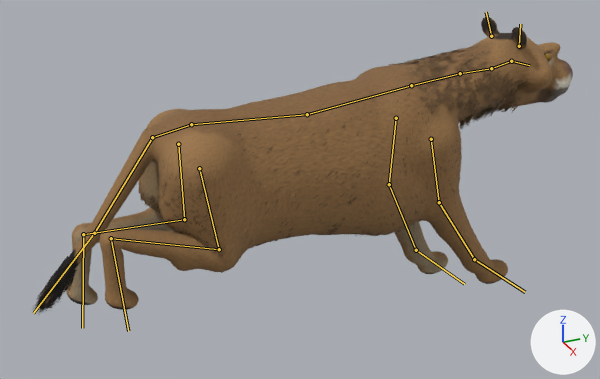
The glTF model assets/models/animals/SK_Lion.gltf as it was, and as the next commit left it.
Rendered twice from a camera (50 mm lens) standing at (2.99, -1.38, 2.18) and looking at (-0.05, -0.01, 0.66). The lights are fixed; the arrows at lower right show +X, +Y and +Z. The first picture is the older version. Both versions are drawn at frame 7 of the action 'run'; the numbers are the values there. The bones that bend it are drawn over the model as lines.

Objects in the first picture: 'Lion', 'LionFur'.
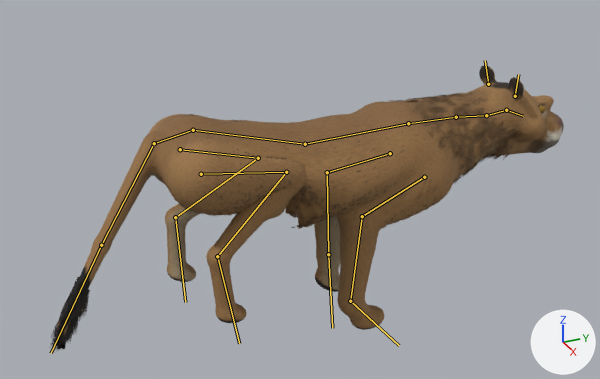
Where the change shows, as pixel boxes [x1, y1, x2, y2] in the pictures (600 x 379 px):
'Lion', posed (10% shorter)
    before: [47, 17, 573, 310]
    after: [64, 65, 564, 330]
'LionFur', posed
    before: [32, 45, 530, 316]
    after: [50, 92, 523, 352]
bone 'hips', root to tip
    before: (152, 137) to (191, 124)
    after: (154, 143) to (193, 130)
bone 'spine', root to tip
    before: (191, 124) to (307, 114)
    after: (193, 130) to (305, 144)
bone 'chest', root to tip
    before: (307, 114) to (411, 85)
    after: (305, 144) to (408, 123)
bone 'neck', root to tip
    before: (411, 85) to (460, 73)
    after: (408, 123) to (456, 117)
bone 'head', root to tip
    before: (491, 68) to (511, 61)
    after: (486, 115) to (506, 110)
bone 'upperarm.L', root to tip
    before: (431, 139) to (439, 202)
    after: (424, 177) to (362, 216)
bone 'forearm.L', root to tip
    before: (439, 202) to (474, 259)
    after: (362, 216) to (350, 301)
bone 'hoof_f.L', root to tip
    before: (474, 259) to (525, 292)
    after: (350, 301) to (399, 345)
bone 'upperarm.R', root to tip
    before: (396, 118) to (389, 184)
    after: (390, 153) to (327, 172)
bone 'forearm.R', root to tip
    before: (389, 184) to (416, 250)
    after: (327, 172) to (328, 254)
bone 'hoof_f.R', root to tip
    before: (416, 250) to (464, 284)
    after: (328, 254) to (332, 328)
bone 'tail', root to tip
    before: (152, 137) to (94, 233)
    after: (154, 143) to (101, 245)
bone 'tail_tip', root to tip
    before: (94, 233) to (33, 313)
    after: (101, 245) to (51, 353)
bone 'thigh.L', root to tip
    before: (199, 168) to (219, 249)
    after: (201, 174) to (286, 172)
bone 'shin.L', root to tip
    before: (219, 249) to (111, 238)
    after: (286, 172) to (217, 256)
bone 'hoof_h.L', root to tip
    before: (111, 238) to (128, 331)
    after: (217, 256) to (239, 343)
bone 'thigh.R', root to tip
    before: (178, 144) to (184, 219)
    after: (180, 149) to (258, 158)
bone 'shin.R', root to tip
    before: (184, 219) to (83, 234)
    after: (258, 158) to (175, 217)
bone 'hoof_h.R', root to tip
    before: (83, 234) to (82, 328)
    after: (175, 217) to (185, 302)

The edits, one by one:
Bone 'hips' (bone_hips) moves from (0.0, 0.0, 0.0) to (0.0, 0.0, -0.025).
Bone 'spine' (bone_spine) turns from (0, 0, 0) to (-12, 0, -1) degrees about its own x, y and z.
Bone 'chest' (bone_chest) turns from (0, 0, 0) to (7, 0, 1) degrees about its own x, y and z.
Bone 'neck' (bone_neck) turns from (1, 0, 0) to (-1, 0, 0) degrees about its own x, y and z.
Bone 'head' (bone_head) turns from (-1, 0, 0) to (1, 0, 0) degrees about its own x, y and z.
Bone 'upperarm.L' (bone_upperarm_l) turns from (38, 0, 0) to (-36, 0, 0) degrees about its own x, y and z.
Bone 'forearm.L' (bone_forearm_l) turns from (-12, 0, 0) to (28, 0, 0) degrees about its own x, y and z.
Bone 'hoof_f.L' (bone_hoof_f_l) turns from (-8, 0, 0) to (19, 0, 0) degrees about its own x, y and z.
Bone 'upperarm.R' (bone_upperarm_r) turns from (21, 0, 0) to (-54, 0, 0) degrees about its own x, y and z.
Bone 'forearm.R' (bone_forearm_r) turns from (-5, 0, 0) to (52, 0, 0) degrees about its own x, y and z.
Bone 'hoof_f.R' (bone_hoof_f_r) turns from (0, 0, 0) to (-23, 0, 0) degrees about its own x, y and z.
Bone 'tail' (bone_tail) turns from (0, 0, 0) to (0, 0, -10) degrees about its own x, y and z.
Bone 'tail_tip' (bone_tail_tip) turns from (0, 0, 10) to (0, 0, -10) degrees about its own x, y and z.
Bone 'thigh.L' (bone_thigh_l) turns from (-25, 0, 0) to (48, 0, 0) degrees about its own x, y and z.
Bone 'shin.L' (bone_shin_l) turns from (-40, 0, 0) to (-51, 0, 0) degrees about its own x, y and z.
Bone 'hoof_h.L' (bone_hoof_h_l) turns from (48, 0, 0) to (-9, 0, 0) degrees about its own x, y and z.
Bone 'thigh.R' (bone_thigh_r) turns from (-32, 0, 0) to (40, 0, 0) degrees about its own x, y and z.
Bone 'shin.R' (bone_shin_r) turns from (-20, 0, 0) to (-57, 0, 0) degrees about its own x, y and z.
Bone 'hoof_h.R' (bone_hoof_h_r) turns from (24, 0, 0) to (-2, 0, 0) degrees about its own x, y and z.
